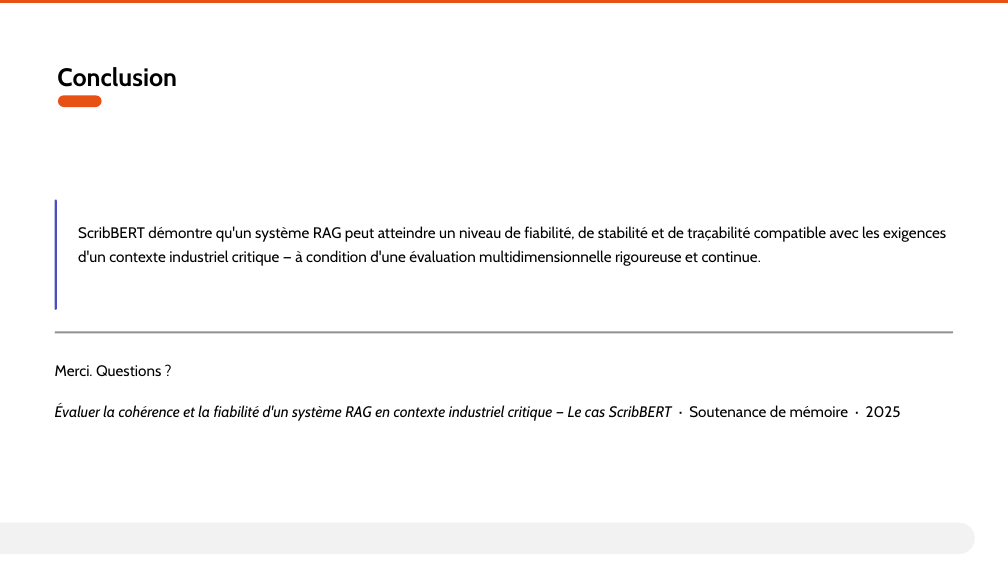
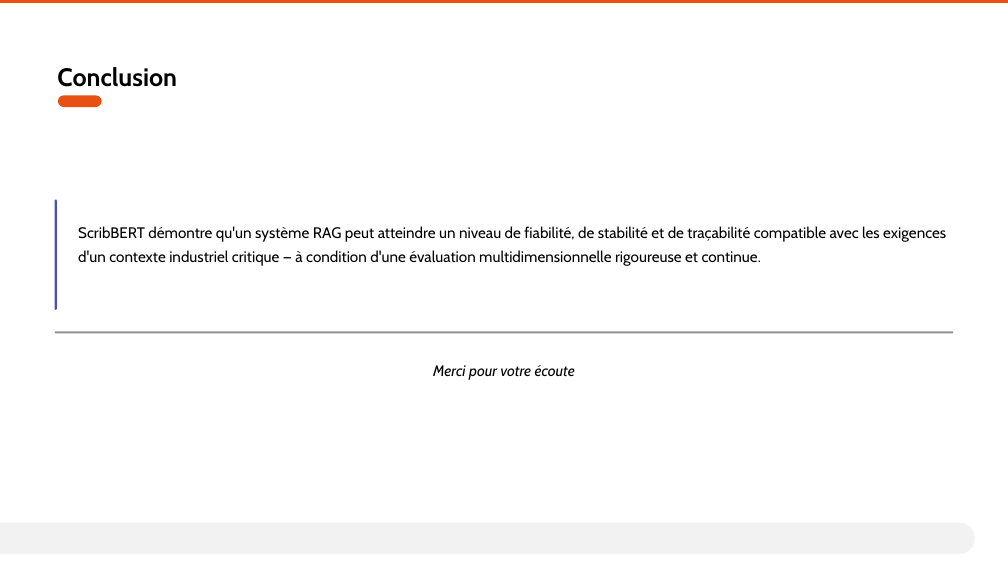
Before and after one commit to AurelienLELEU/memoire, a slide deck: slide 15 of Évaluer la cohérence et la fiabilité d'un système RAG en contexte industriel critique.pptx. Drawn at 1008x567 pixels with LibreOffice and Linux fonts; fonts in the diff are those of the drawing. Boxes give left, top, right and bottom in pixels: in the first picture for what was removed or moved away, otherwise in the second. Text is boxed around its words. In the diff, an @@ line names an element or a change of style, - is before the commit and + after.

```diff
--- a/Évaluer la cohérence et la fiabilité d'un système RAG en contexte industriel critique.pptx
+++ b/Évaluer la cohérence et la fiabilité d'un système RAG en contexte industriel critique.pptx
@@ text at [433, 365, 575, 380]: text changed @@
-Merci. Questions ?
-Évaluer la cohérence et la fiabilité d'un système RAG en contexte industriel critique — Le cas ScribBERT · Soutenance de mémoire · 2025
+Merci pour votre écoute
```
Also in this commit, not shown: 5 other slides changed.
